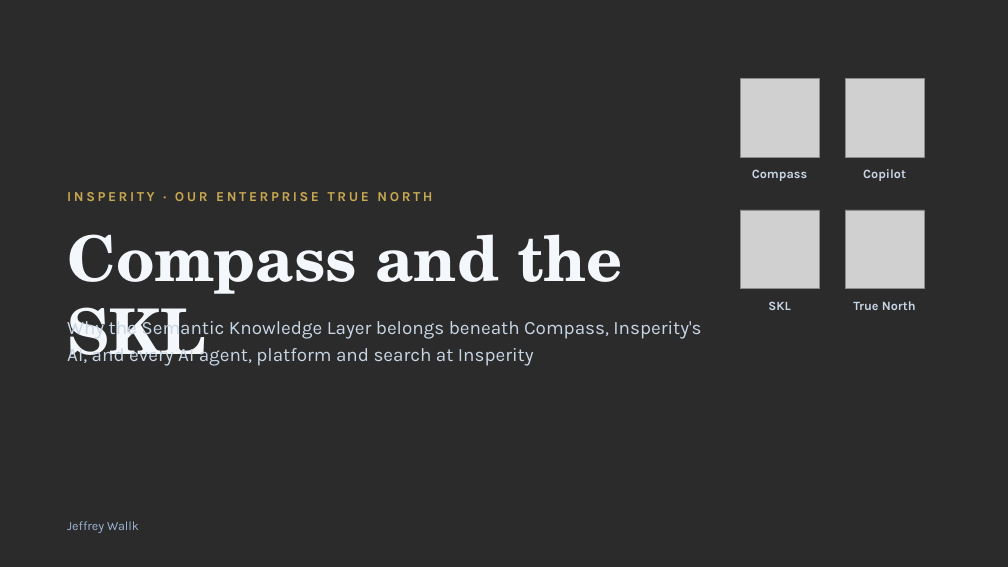
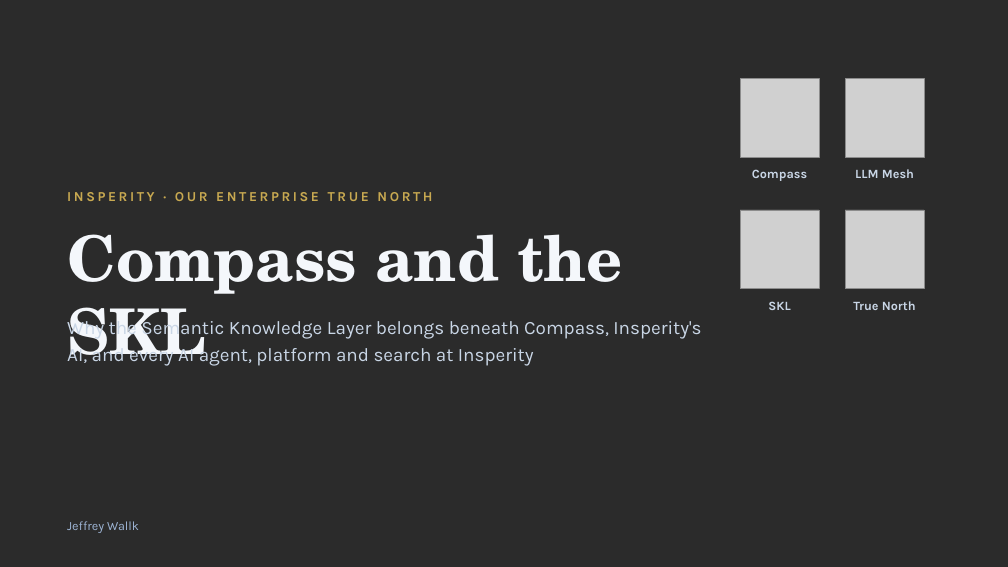
Before and after one commit to jeffw5/Digital-Twins, a slide deck: slide 1 of PEO/Semantic Architecture/Compass and the SKL.pptx. Drawn at 1008x567 pixels with LibreOffice and Linux fonts; fonts in the diff are those of the drawing; grey boxes stand for pictures; background and template pictures are left out; a plain dark background stands for a picture behind light text. Boxes give left, top, right and bottom in pixels: in the first picture for what was removed or moved away, otherwise in the second. Text is boxed around its words. In the diff, an @@ line names an element or a change of style, - is before the commit and + after.

```diff
--- a/PEO/Semantic Architecture/Compass and the SKL.pptx
+++ b/PEO/Semantic Architecture/Compass and the SKL.pptx
@@ text at [855,169,914,178]: text changed @@
-Copilot
+LLM Mesh
```
Also in this commit, not shown: 5 other slides changed, 17 other files.
